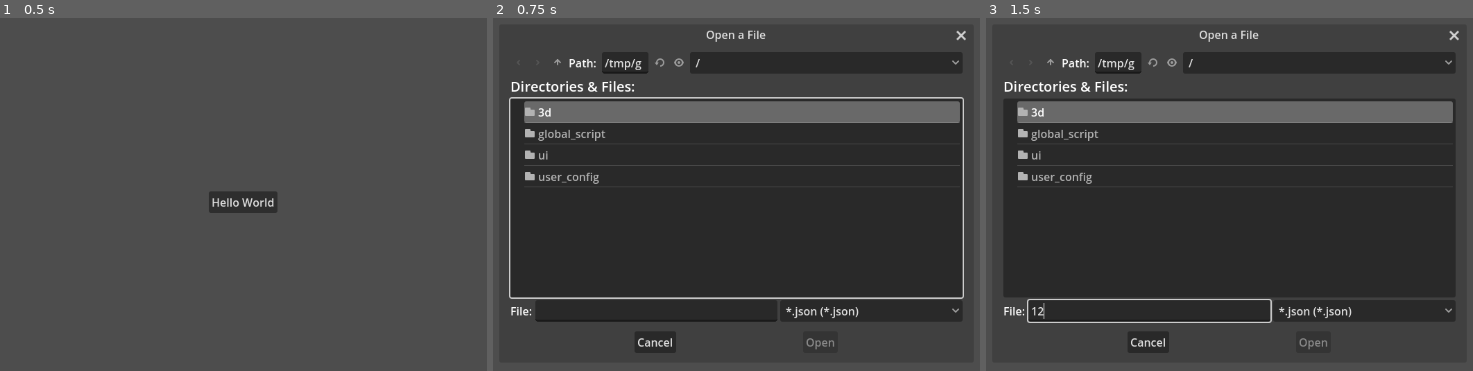
Above: before the commit, frames 1-3 (left to right).
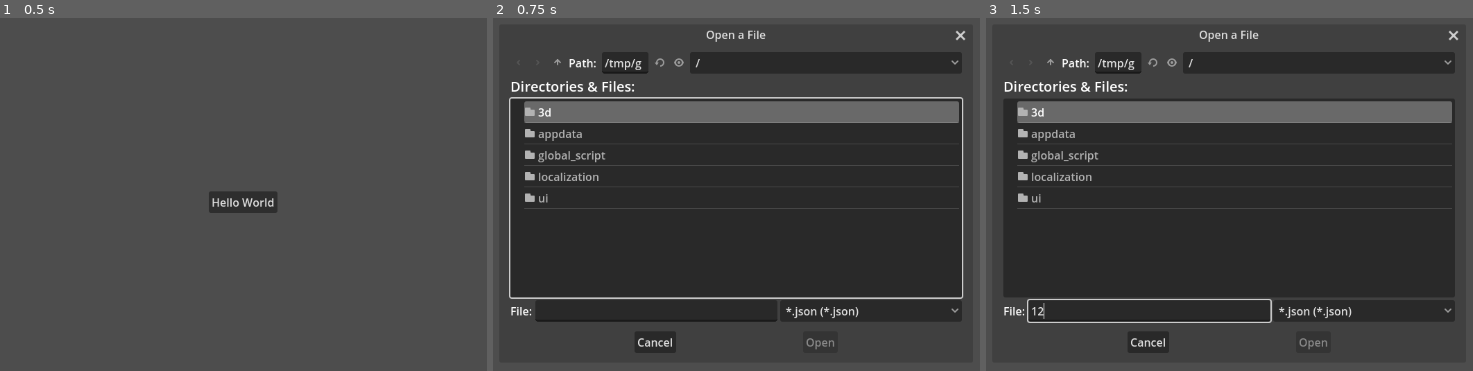
Above: after the commit, the same moments.

Repository: Nusiq/McGdModeling
Game: Godot game, scene res://ui/main/main_menu.tscn
Two runs of this game, one before a commit and one after it. Both use one fixed random seed, a clock stepped at 60 frames per second and the inputs below.
Inputs (mouse positions are in pixels of both pictures, inside the frame that each line leads up to):
- Up to frame 1 (0.5 s): no input
- Up to frame 2 (0.75 s): click "Hello World" at 0.5 s
- Up to frame 3 (1.5 s): click (1151, 310) at 1.27 s; type "12" at 1.35 s

Frame 1 is identical in both runs. In frame 2, 1.1% of the frame differs, in the area x 6-98%, y 3-84%; in frame 3, 0.9%.
Error in both runs: Trying to assign value of type 'Nil' to a variable of type 'Dictionary'. (res://ui/cached_file_dialog/cached_file_dialog.gd:42)

Commit message:
Basic localization setup and reorganizing code: - Moved appdata and upser_config scripts to a new folder - 'appdata' - Created new setup_cleanup singleton script used for running scripts during starting and exiting the application - Added basic (incomplete) localization file to translate some parts of the application to polish and english

Diff:
--- a/global_script/appdata.gd
+++ b/appdata/appdata.gd
@@ -49,14 +49,3 @@
 	DirAccess.make_dir_recursive_absolute(PATH)
 	XJSON.save_file(USER_CONFIG_FILE_PATH, get_user_config())
 #endregion
-
-#region Event Handlers
-
-## Handles saving the data when application is closed.
-func _notification(what: int) -> void:
-	if what == NOTIFICATION_WM_CLOSE_REQUEST:
-		print("Saving application data in: %s" % [PATH])
-		AppData.save_cache()
-		AppData.save_user_config()
-
-#endregion
--- /dev/null
+++ b/appdata/user_config.gd
@@ -0,0 +1,58 @@
+extends Node
+
+class_name UserConfig
+
+## Gests settings from the user config file.
+static func get_settings() -> Dictionary:
+	var config := AppData.get_user_config()
+	if not config.get("settings", null) is Dictionary:
+		config["settings"] = {}
+	return config["settings"]
+
+## Loads a float variable from the user configuration
+## Loads a float variable from the user configuration
+static func load_float(
+		id: String,
+		default: float,
+		min_: Variant=null, max_: Variant=null) -> float:
+	var settings := UserConfig.get_settings()
+	if not settings.has(id) or settings[id] == null:
+		settings[id] = null  # Set to null to make finding settings easier
+		return default
+	if not settings[id] is float:
+		Logging.warning(
+			TranslationServer.tr("user_config.setting_type_incorrect").format(
+				{"id":id, "expected_type": "float", "default": default}))
+		settings[id] = default
+		return settings[id]
+	if min_ is float and settings[id] < min_:
+		Logging.warning(
+			TranslationServer.tr("user_config.setting_value_too_small").format(
+				{"id":id, "min": min_}))
+		settings[id] = min_
+	elif max_ is float and settings[id] > max_:
+		Logging.warning(
+			TranslationServer.tr("user_config.setting_value_too_big").format(
+				{"id":id, "max": max_}))
+		settings[id] = max_
+	return settings[id]
+
+static func load_string(
+		id: String, default: String, allowed_values: Variant=null) -> String:
+	var settings := UserConfig.get_settings()
+	if not settings.has(id) or settings[id] == null:
+		settings[id] = null  # Set to null to make finding settings easier
+		return default
+	if not settings[id] is String:
+		Logging.warning(
+			TranslationServer.tr("user_config.setting_type_incorrect").format(
+				{"id":id, "expected_type": "string", "default": default}))
+		settings[id] = default
+		return settings[id]
+	if allowed_values is Array and settings[id] not in allowed_values:
+		Logging.warning(
+			TranslationServer.tr("user_config.setting_value_not_on_the_list")
+			.format({
+				"id":id, "allowed_values": allowed_values, "default": default}))
+		settings[id] = default
+	return settings[id]
--- /dev/null
+++ b/global_script/setup_cleanup.gd
@@ -0,0 +1,15 @@
+extends Node
+
+## A singleton whose only purpose is to run some scripts on application setup
+## and cleanup.
+
+func _ready() -> void:
+	var locale := UserConfig.load_string("locale", "en", ["en", "pl"])
+	TranslationServer.set_locale(locale)
+
+## Handles saving the data when application is closed.
+func _notification(what: int) -> void:
+	if what == NOTIFICATION_WM_CLOSE_REQUEST:
+		print("Saving application data in: %s" % [AppData.PATH])
+		AppData.save_cache()
+		AppData.save_user_config()
--- /dev/null
+++ b/localization/localization.csv
@@ -0,0 +1,5 @@
+key,en,pl
+user_config.setting_type_incorrect,"The value of the ""{id}"" setting in the user config is not a {expected_type}. Changing the value to default value: {default}","Wartość ustawienia ""{id}"" z konfiguracji użytkownika to nie {expected_type}. Wartość zostanie zmieniona na domyślną: {default}."
+user_config.setting_value_too_small,"The value of the ""{id}"" setting in the user config is too small. Changing the value to allowed minimum: {min}","Wartość ustawienia ""{id}"" z konfiguracji użytkownika jest za mała. Wartość zostanie zmieniona na dozwolone minimum: {min}."
+user_config.setting_value_too_big,"The value of the ""{id}"" setting in the user config is too big. Changing the value to allowed maximum: {max}","Wartość ustawienia ""{id}"" z konfiguracji użytkownika jest za duża. Wartość zostanie zmieniona na dozwolone maksimum: {max}."
+user_config.setting_value_not_on_the_list,"The value of the ""{id}"" setting in the user config is not on the list of allowed values - {allowed_values}. Changing the value to the default value: {default}","Wartość ustawienia ""{id}"" z konfiguracji użytkownika nie jest na liście dozwolonych wartości - {allowed_values}. Wartość zostanie zmieniona na domyślną: {default}."
--- a/project.godot
+++ b/project.godot
@@ -17,7 +17,7 @@
 
 [autoload]
 
-Appdata="*res://global_script/appdata.gd"
+SetupCleanup="*res://global_script/setup_cleanup.gd"
 
 [debug]
 
@@ -55,3 +55,7 @@
 "events": [Object(InputEventMouseButton,"resource_local_to_scene":false,"resource_name":"","device":-1,"window_id":0,"a …(257 unchanged characters)…
 ]
 }
+
+[internationalization]
+
+locale/translations=PackedStringArray("res://localization/localization.en.translation", "res://localization/localization.pl.translation")
--- a/user_config/user_config.gd
+++ /dev/null
@@ -1,44 +0,0 @@
-extends Node
-
-class_name UserConfig
-
-const _INCORRECT_SETTING_TYPE = (
-	"The value of the \"{id}\" setting in the user config is not a "+
-	"{expected_type}. Changing the value to default value: {default}")
-const _SETTING_VALUE_TOO_SMALL = (
-	"The value of the \"{id}\" setting in the user config is too small. "+
-	"Changing the value to allowed minimum: {min}")
-const _SETTING_VALUE_TOO_BIG = (
-	"The value of the \"{id}\" setting in the user config is too big. "+
-	"Changing the value to allowed maximum: {max}")
-
-## Gests settings from the user config file.
-static func get_settings() -> Dictionary:
-	var config := AppData.get_user_config()
-	if not config.get("settings", null) is Dictionary:
-		config["settings"] = {}
-	return config["settings"]
-
-## Loads a float variable from the user configuration
-static func load_float(
-		id: String,
-		default: float,
-		min_: Variant=null, max_: Variant=null) -> float:
-	var settings := UserConfig.get_settings()
-	if not settings.has(id) or settings[id] == null:
-		settings[id] = null  # Set to null to make finding settings easier
-		return default
-	if not settings[id] is float:
-		Logging.error(_INCORRECT_SETTING_TYPE.format(
-			{"id":id, "expected_type": "float", "default": default}))
-		settings[id] = default
-		return settings[id]
-	if min_ is float and settings[id] < min_:
-		Logging.error(_SETTING_VALUE_TOO_SMALL.format(
-			{"id":id, "min": min_}))
-		settings[id] = min_
-	elif max_ is float and settings[id] > max_:
-		Logging.error(_SETTING_VALUE_TOO_BIG.format(
-			{"id":id, "max": max_}))
-		settings[id] = max_
-	return settings[id]
Not shown, added: localization/localization.csv.import
Binary file added: localization/localization.en.translation
Binary file added: localization/localization.pl.translation
